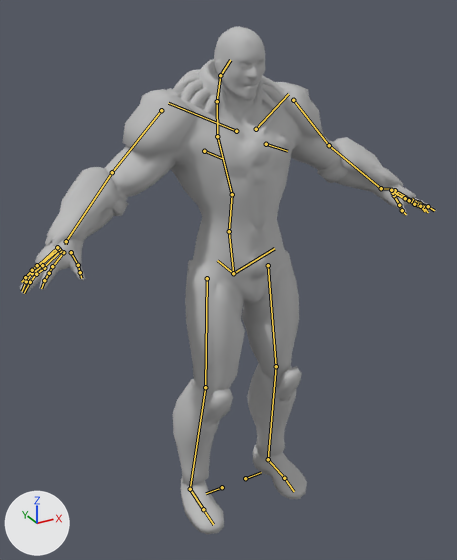
The Blender file models/cyborg/cyborgAle.blend: old version first, new version second.
The view is the same before and after, from a 50 mm camera at (-2.18, -3.76, 3.9) aimed at (-0.04, 0.12, 1.96). Lighting does not change. The marker at lower left points along +X, +Y and +Z. The bones that bend it are drawn over the model as lines.

Names of what the first picture shows: 'Cyborg'.
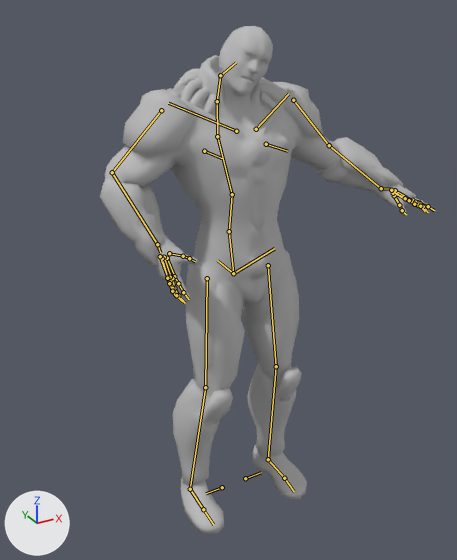
The newer file adds an action. The first version stands in its rest pose; the second is drawn at frame 35 of the action 'Action.001'.

The change, as JSON lines over the scene's bpy script:
```json
{"block": "bone_spine_005", "where": "bone_spine_005 = bpy.data.objects['metarig'].pose.bones['spine.005']  # child of 'spine.004'"}
{"op": "set", "path": "bone_spine_005.rotation_quaternion", "old": "(1.0, 0.0, 0.0, 0.0)", "new": "(0.971, 0.008, -0.182, -0.157)", "note": "degrees (0, 0, 0) -> degrees (4, -21, -19)"}
{"block": "bone_forearm_r", "where": "bone_forearm_r = bpy.data.objects['metarig'].pose.bones['forearm.R']  # child of 'upper_arm.R'"}
{"op": "set", "path": "bone_forearm_r.rotation_quaternion", "old": "(1.0, 0.0, 0.0, 0.0)", "new": "(0.805, 0.021, 0.19, 0.562)", "note": "degrees (0, 0, 0) -> degrees (15, 16, 72)"}
```

Pixel boxes (x1, y1, x2, y2) of what changed, in the pictures (457 x 560 px):
```json
{"object": "Cyborg", "change": "posed", "before": [20, 26, 436, 534], "after": [100, 26, 436, 534], "on screen": "19% narrower"}
{"bone": "spine.005", "before": "(220, 75) to (230, 60)", "after": "(220, 75) to (236, 62)"}
{"bone": "forearm.R", "before": "(112, 172) to (66, 241)", "after": "(112, 172) to (157, 244)"}
```
